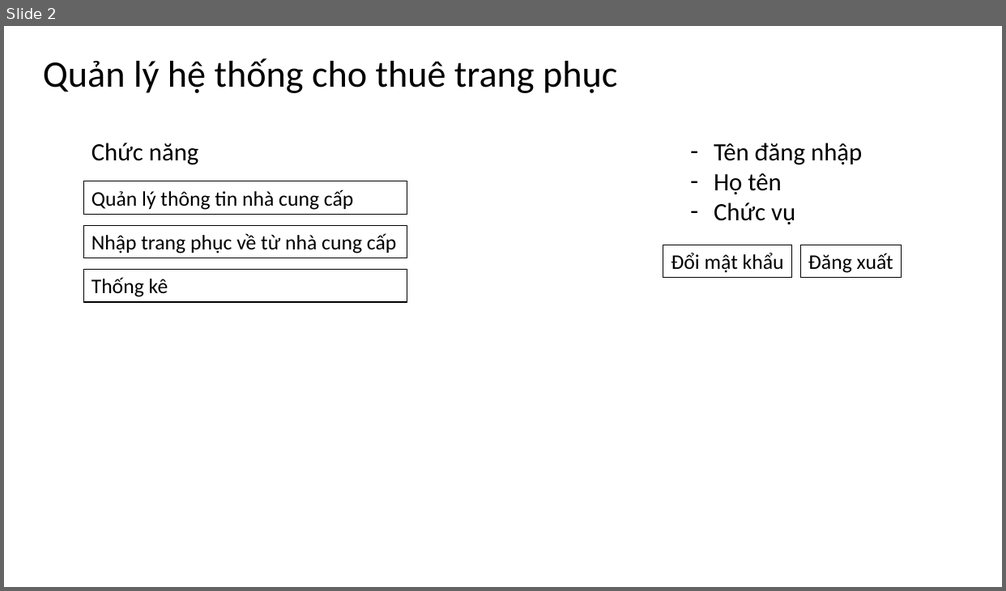
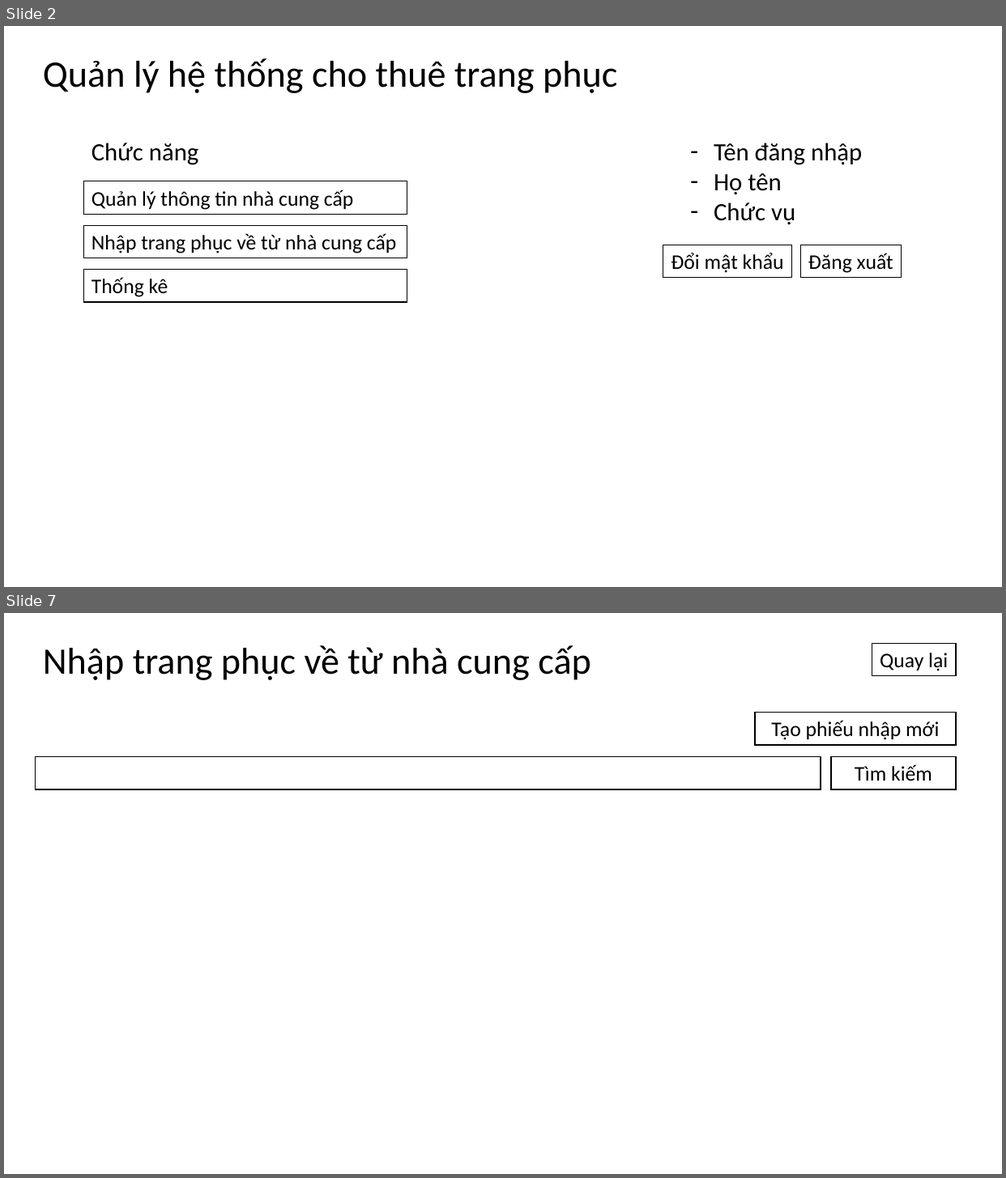
Before and after one commit to tuk3kCS/PTIT, a slide deck: 20251/Phân tích thiết kế HTTT/Hình vẽ/UI.pptx. Shown one above the other, each under a label of ours: slide 2 before the commit, slides 2 and 7 after it; the slides between them are not shown. The pictures are 1006x591 and 1006x1178 pixels, drawn with LibreOffice and Linux fonts; fonts in the diff are those of the drawing. Boxes give left, top, right and bottom in pixels: in the first picture for what was removed or moved away, otherwise in the second. Text is boxed around its words. In the diff, an @@ line names an element or a change of style, - is before the commit and + after.

```diff
--- a/20251/Phân tích thiết kế HTTT/Hình vẽ/UI.pptx
+++ b/20251/Phân tích thiết kế HTTT/Hình vẽ/UI.pptx
@@ slide 7 added at (4,613,1002,1174), background #FFFFFF @@
@@ text added at (43,645,591,680), 36 pt, text #000000 @@
+Nhập trang phục về từ nhà cung cấp
@@ rectangle added at (872,643,957,676), fill #FFFFFF, outline #000000 1 pt, 20 pt, text #000000 @@
+Quay lại
@@ rectangle added at (755,713,956,746), fill #FFFFFF, outline #000000 1 pt, 20 pt, text #000000 @@
+Tạo phiếu nhập mới
@@ rectangle added at (36,756,820,790), fill #FFFFFF, outline #000000 1 pt @@
@@ rectangle added at (831,756,957,790), fill #FFFFFF, outline #000000 1 pt, 20 pt, text #000000 @@
+Tìm kiếm
```
Also in this commit, not shown: 1 slide changed, 11 other slides added, 17 other files.
